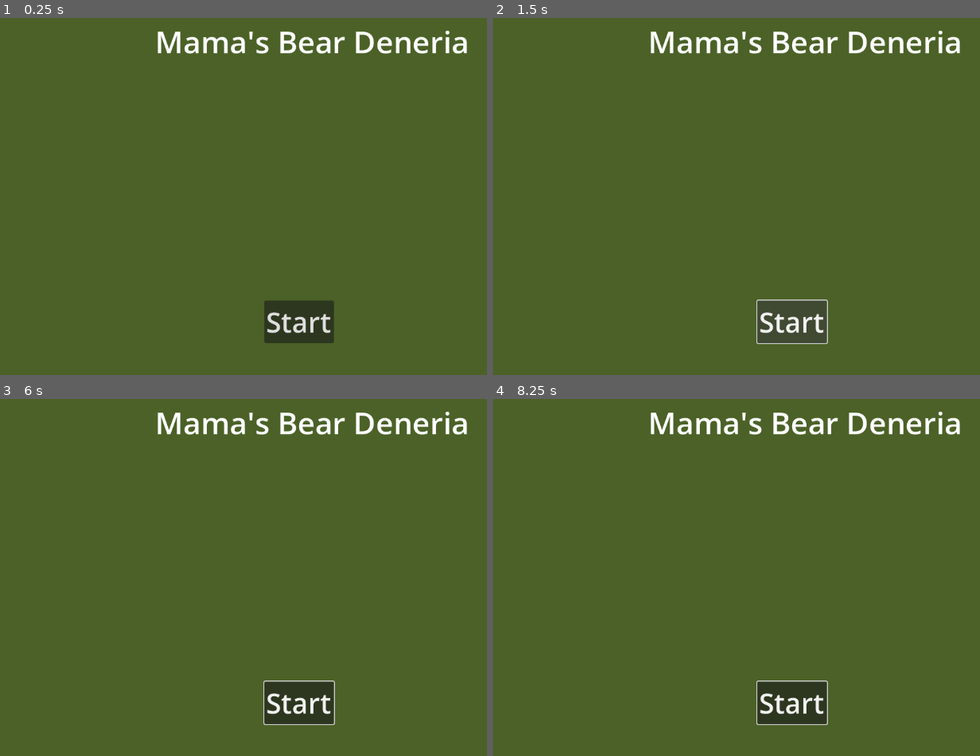
Above: before the commit, frames 1-4 (two rows, left to right).
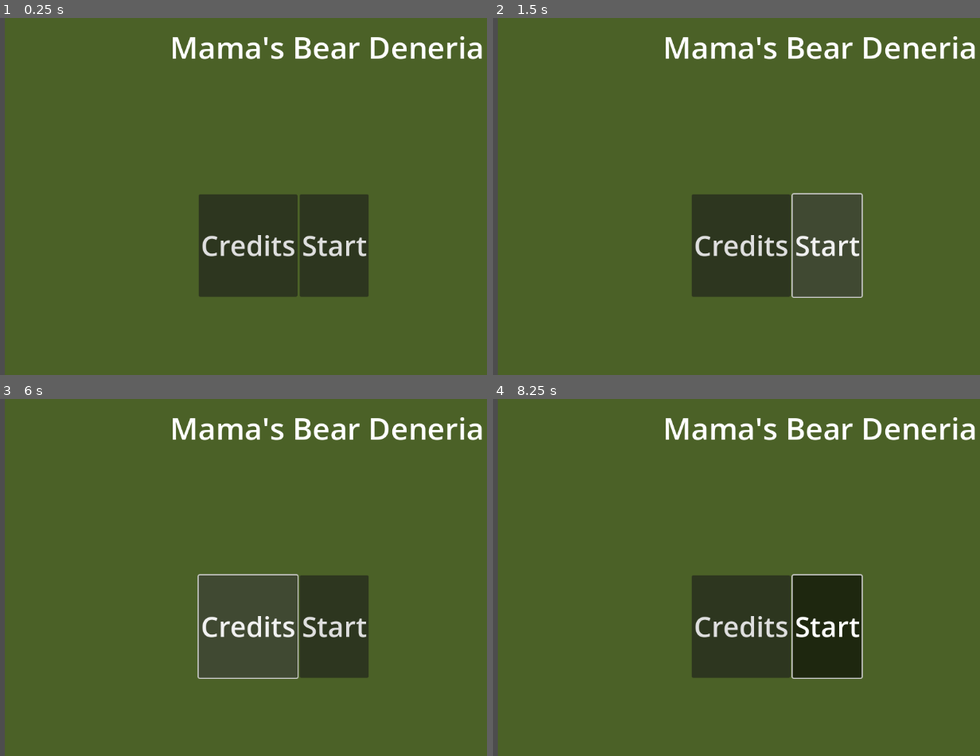
Above: after the commit, the same moments.

Repository: HannahKnisley/Bear-Denaria
Game: Godot game, scene res://Scenes/title_screen.tscn
Two runs of this game, one before a commit and one after it. Both use one fixed random seed, a clock stepped at 60 frames per second and the inputs below. Before the commit the project has no main scene; this scene is started directly in both runs.
Inputs (mouse positions are in pixels of both pictures, inside the frame that each line leads up to):
- Up to frame 1 (0.25 s): no input
- Up to frame 2 (1.5 s): click (741, 246) at 0.5 s, where only the run after the commit has a clickable "Credits"; click "Start" at 1.25 s
- Up to frame 3 (6 s): click "Start" at 2 s; click "Start" at 2.75 s; tap Enter at 3.5, 5 s; move the mouse to (457, 559) at 3.52 s; press the mouse at (457, 559) at 3.53 s; tap Space at 4.25, 5.75 s; move the mouse to (189, 595) at 4.27 s; release the mouse at (189, 595) at 4.28 s; click (189, 595) at 4.35 s; move the mouse to (379, 498) at 5.02 s; press the mouse at (379, 498) at 5.03 s; move the mouse to (287, 648) at 5.77 s; release the mouse at (287, 648) at 5.78 s; click (287, 648) at 5.85 s
- Up to frame 4 (8.25 s): move the mouse to (outside the picture) at 6.52 s; press the mouse at (outside the picture) at 6.53 s; move the mouse to (619, 523) at 7.27 s; release the mouse at (619, 523) at 7.28 s; click (619, 523) at 7.35 s; move the mouse to (843, 577) at 8.02 s; press the mouse at (843, 577) at 8.03 s

The runs differ from the first frame. In frame 1, 15% of the frame differs, in the area x 0-100%, y 0-100%; in frame 2, 11%; in frame 3, 10%; in frame 4, 16%.

Commit message:
moretitlescreen

Diff:
--- /dev/null
+++ b/Scenes/Titlescreen/title_screen.gd
@@ -0,0 +1,15 @@
+extends Control
+
+
+# Called when the node enters the scene tree for the first time.
+func _ready():
+	pass # Replace with function body.
+
+
+# Called every frame. 'delta' is the elapsed time since the previous frame.
+func _process(delta):
+	pass
+
+
+func _on_start_pressed():
+	pass
--- a/Scenes/title_screen.tscn
+++ b/Scenes/title_screen.tscn
@@ -1,4 +1,6 @@
-[gd_scene load_steps=3 format=3 uid="uid://ck6wujen710bn"]
+[gd_scene load_steps=4 format=3 uid="uid://ck6wujen710bn"]
+
+[ext_resource type="Script" path="res://Scenes/Titlescreen/title_screen.gd" id="1_o8nbo"]
 
 [sub_resource type="Gradient" id="Gradient_hjxgd"]
 offsets = PackedFloat32Array(0)
@@ -14,42 +16,55 @@
 anchor_bottom = 1.0
 grow_horizontal = 2
 grow_vertical = 2
+script = ExtResource("1_o8nbo")
 
 [node name="background" type="TextureRect" parent="."]
 layout_mode = 1
 anchors_preset = 15
 anchor_right = 1.0
 anchor_bottom = 1.0
-offset_left = -5.0
-offset_right = 4.0
+offset_left = 9.0
+offset_right = 18.0
 grow_horizontal = 2
 grow_vertical = 2
 texture = SubResource("GradientTexture1D_rojhc")
 
-[node name="title_name" type="Label" parent="."]
+[node name="title_name" type="Label" parent="background"]
 layout_mode = 1
 anchors_preset = -1
 anchor_left = 0.244
-anchor_right = 0.739
-anchor_bottom = 0.13
-offset_left = -0.0880127
-offset_top = 5.0
-offset_right = -0.328003
-offset_bottom = -0.240005
+anchor_right = 0.75
+anchor_bottom = 0.145
+offset_left = 15.716
+offset_top = 15.0
+offset_right = 2.80389
+offset_bottom = 0.0399933
 theme_override_font_sizes/font_size = 55
 text = "Mama's Bear Deneria"
 
-[node name="Start" type="Button" parent="."]
+[node name="HBoxContainer" type="HBoxContainer" parent="background"]
 layout_mode = 1
 anchors_preset = -1
-anchor_left = 0.416
-anchor_top = 0.792
-anchor_right = 0.525
-anchor_bottom = 0.91
-offset_left = -0.231995
-offset_top = -0.216064
-offset_right = 0.199951
-offset_bottom = 0.320007
+anchor_left = 0.085
+anchor_top = 0.494
+anchor_right = 0.785
+anchor_bottom = 0.782
+offset_left = 0.315002
+offset_top = -0.112
+offset_right = -0.38501
+offset_bottom = 0.263947
+alignment = 1
+
+[node name="Credit" type="Button" parent="background/HBoxContainer"]
+layout_mode = 2
+theme_override_font_sizes/font_size = 50
+text = "Credits
+"
+
+[node name="Start" type="Button" parent="background/HBoxContainer"]
+layout_mode = 2
 theme_override_font_sizes/font_size = 50
 text = "Start
 "
+
+[connection signal="pressed" from="background/HBoxContainer/Start" to="." method="_on_start_pressed"]
--- a/project.godot
+++ b/project.godot
@@ -11,6 +11,7 @@
 [application]
 
 config/name="Bear-Deneria"
+run/main_scene="res://Scenes/title_screen.tscn"
 config/features=PackedStringArray("4.1", "Forward Plus")
 config/icon="res://icon.svg"
 
